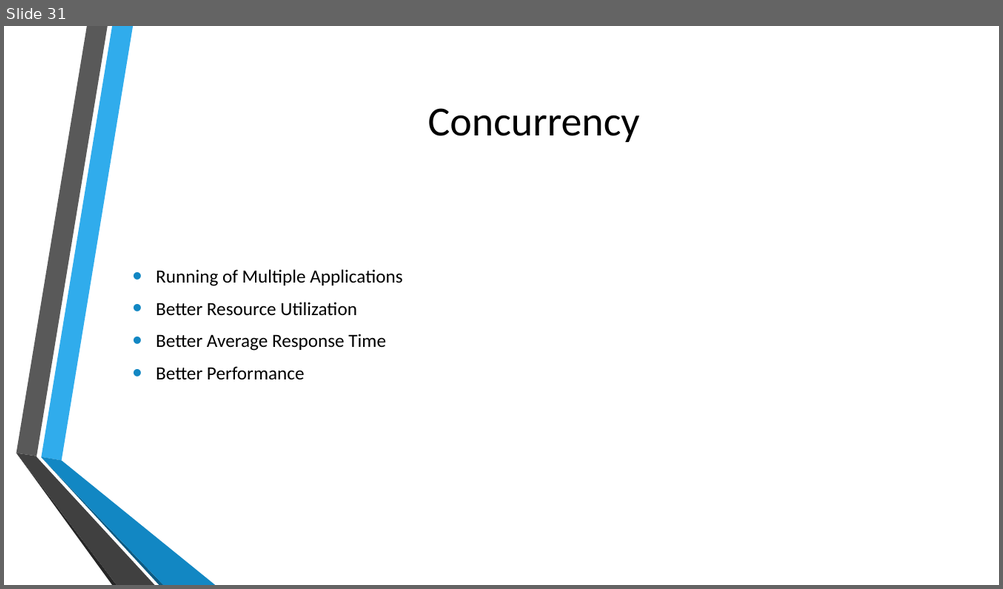
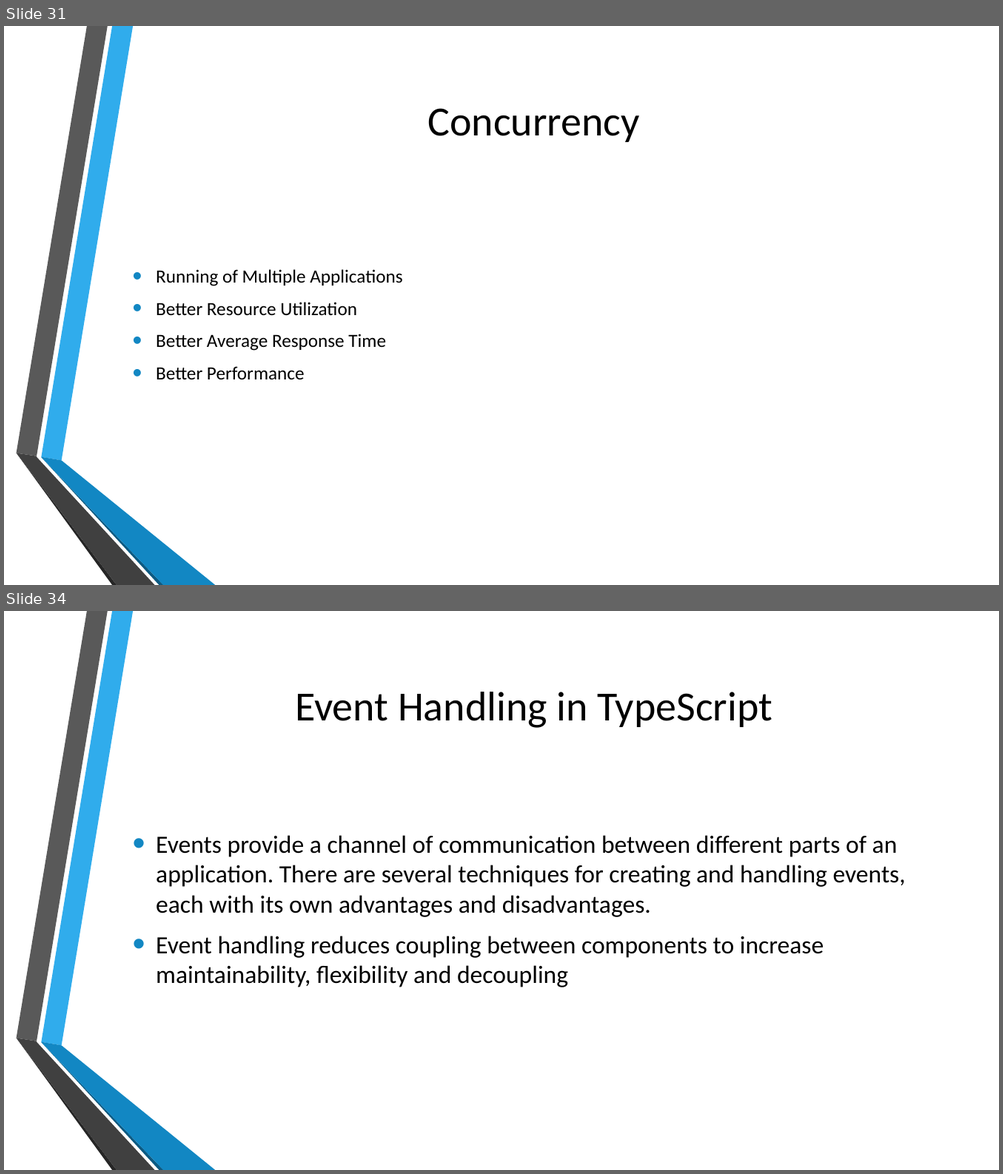
Before and after one commit to kalyank12/SoftwareParadigms, a slide deck: PPT/Group02-Component1.pptx. Shown one above the other, each under a label of ours: slide 31 before the commit, slides 31 and 34 after it; the slides between them are not shown. The pictures are 1003x589 and 1003x1174 pixels, drawn with LibreOffice and Linux fonts; fonts in the diff are those of the drawing; background and template pictures are left out. Boxes give left, top, right and bottom in pixels: in the first picture for what was removed or moved away, otherwise in the second. Text is boxed around its words. In the diff, an @@ line names an element or a change of style, - is before the commit and + after.

```diff
--- a/PPT/Group02-Component1.pptx
+++ b/PPT/Group02-Component1.pptx
@@ slide 34 added at box(4, 611, 999, 1170), background picture (left out); not listed: 6 template elements that a slide beside it also shows @@
@@ title added at box(295, 692, 772, 728), 40 pt, text #000000 @@
+Event Handling in TypeScript
@@ text added at box(156, 835, 905, 988), 24 pt, text #000000 @@
+• Events provide a channel of communication between different parts of an application. There are several techniques for creating and handling events, each with its own advantages and disadvantages.
+• Event handling reduces coupling between components to increase maintainability, flexibility and decoupling
```
Also in this commit, not shown: 3 slides changed, 6 other slides added.
